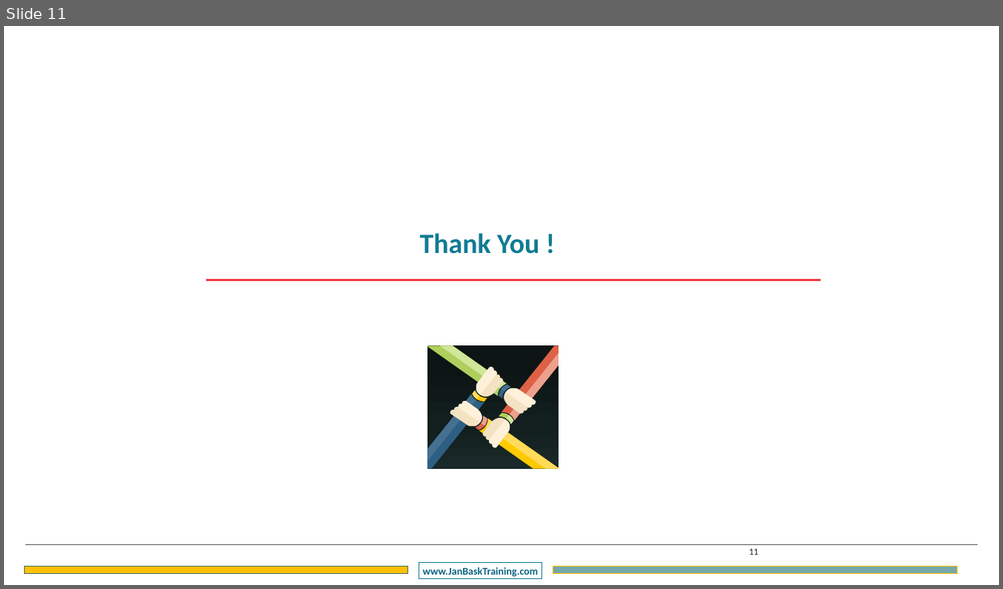
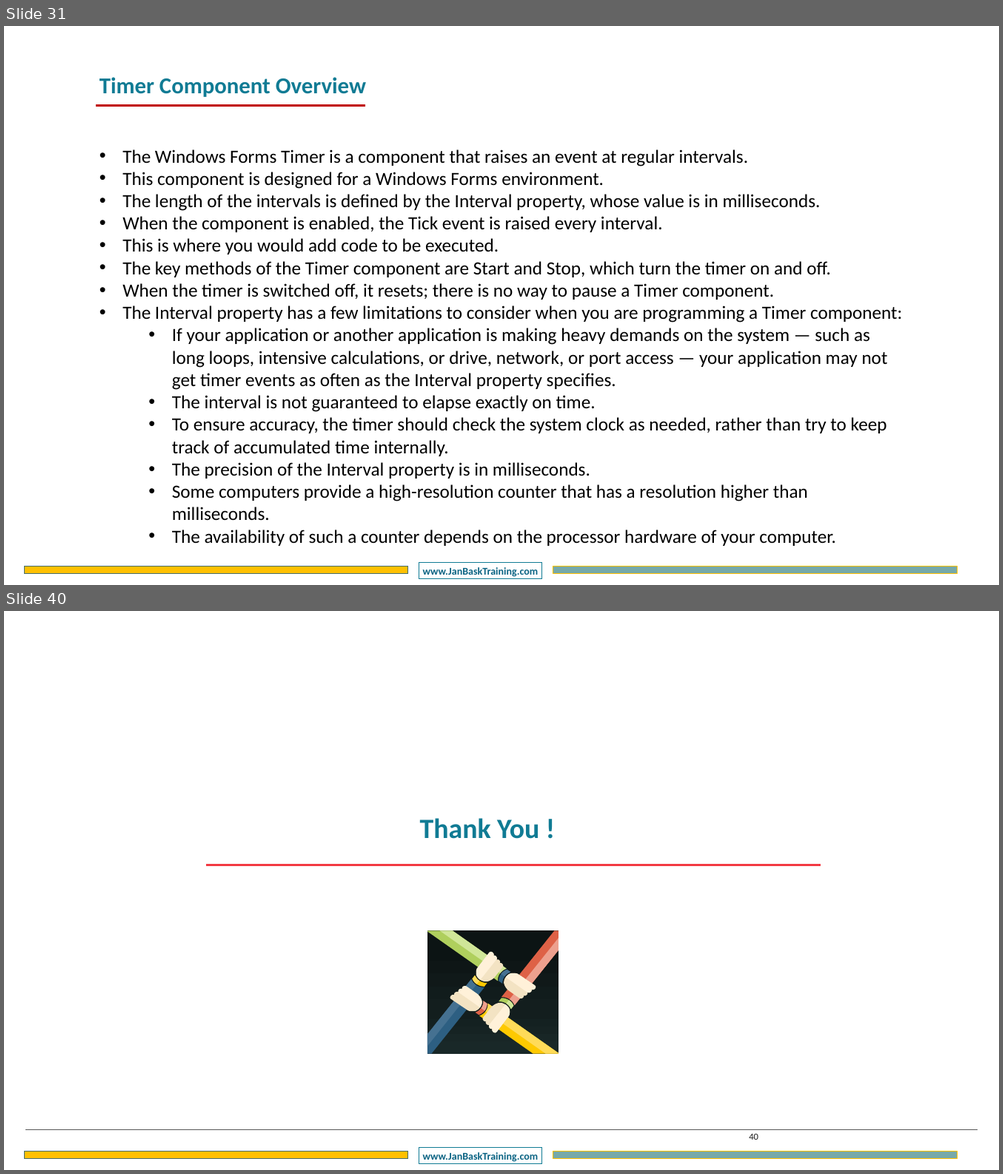
Before and after one commit to DotNetTraining/DotNetDesktop, a slide deck: slides/WFA/WFA - Chapter2.pptx. Shown one above the other, each under a label of ours: slide 11 before the commit, slides 31 and 40 after it; the slides between them are not shown. The pictures are 1003x589 and 1003x1174 pixels, drawn with LibreOffice and Linux fonts; fonts in the diff are those of the drawing; background and template pictures are left out. Boxes give left, top, right and bottom in pixels: in the first picture for what was removed or moved away, otherwise in the second. Text is boxed around its words. In the diff, an @@ line names an element or a change of style, - is before the commit and + after.

```diff
--- a/slides/WFA/WFA - Chapter2.pptx
+++ b/slides/WFA/WFA - Chapter2.pptx
@@ slide 31 added at [4, 26, 999, 585], background #FFFFFF; not listed: 3 template elements that a slide beside it also shows @@
@@ text added at [99, 77, 366, 97], 44 pt, text #107B94, bold @@
+Timer Component Overview
@@ line added from (96, 106) to (365, 106), #C00000 4.5 pt @@
@@ text added at [122, 150, 902, 546], 36 pt, text #000000 @@
+• The Windows Forms Timer is a component that raises an event at regular intervals.
+• This component is designed for a Windows Forms environment.
+• The length of the intervals is defined by the Interval property, whose value is in milliseconds.
+• When the component is enabled, the Tick event is raised every interval.
+• This is where you would add code to be executed.
+• The key methods of the Timer component are Start and Stop, which turn the timer on and off.
+• When the timer is switched off, it resets; there is no way to pause a Timer component.
+• The Interval property has a few limitations to consider when you are programming a Timer component:
+  • If your application or another application is making heavy demands on the system — such as long loops, intensive calculations, or drive, network, or port access — your application may not get timer events as often as the Interval property specifies.
+  • The interval is not guaranteed to elapse exactly on time.
+  • To ensure accuracy, the timer should check the system clock as needed, rather than try to keep track of accumulated time internally.
+  • The precision of the Interval property is in milliseconds.
+  • Some computers provide a high-resolution counter that has a resolution higher than milliseconds.
+  • The availability of such a counter depends on the processor hardware of your computer.
@@ what was slide 11 is now slide 40 @@
@@ page number at [748, 1134, 758, 1140]: text changed @@
-11
+40
```
Also in this commit, not shown: 3 slides changed, 33 other slides added, 5 slides removed, 2 other files.
